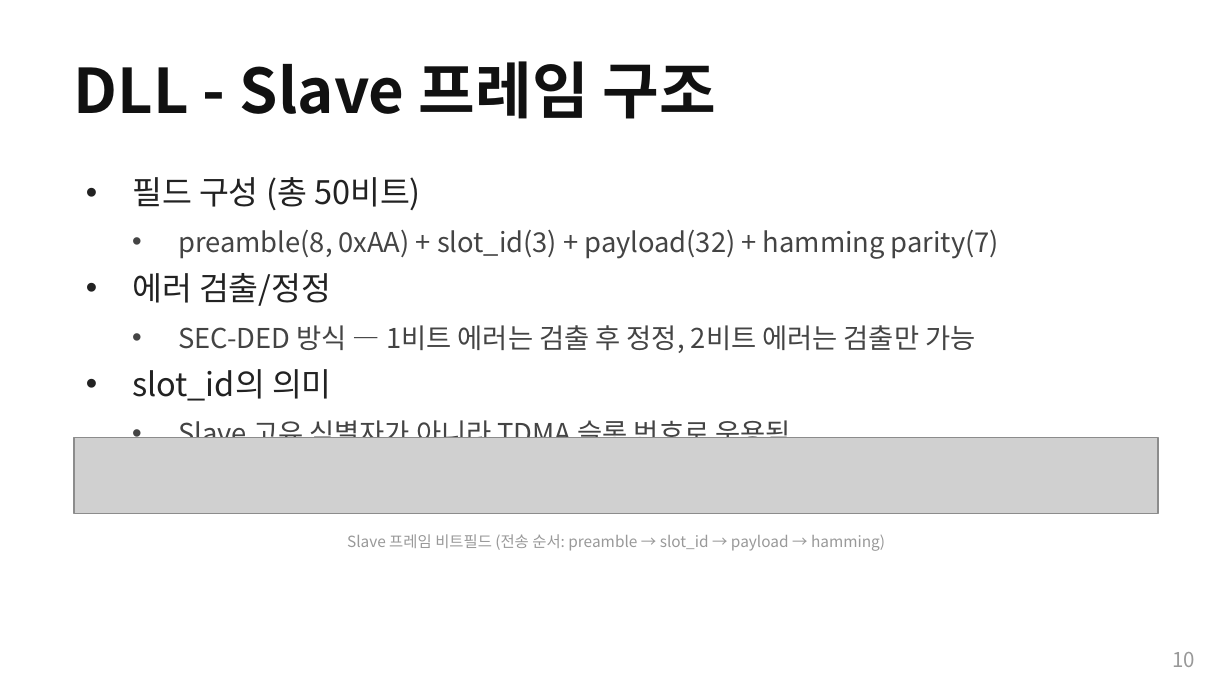
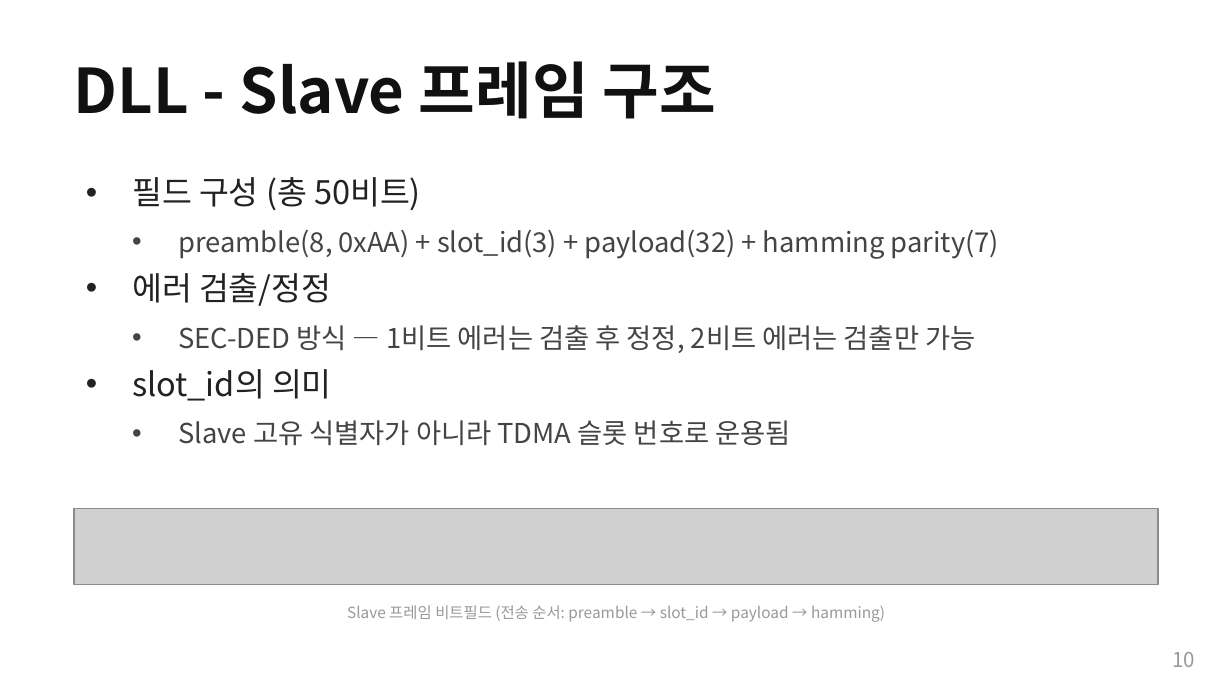
Before and after one commit to Woodong02/SoC_Design_and_Programming, a slide deck: slide 10 of presentation_full(diagram change).pptx. Drawn at 1232x693 pixels with LibreOffice and Linux fonts; fonts in the diff are those of the drawing; grey boxes stand for pictures. Boxes give left, top, right and bottom in pixels: in the first picture for what was removed or moved away, otherwise in the second. Text is boxed around its words. In the diff, an @@ line names an element or a change of style, - is before the commit and + after.

Commit message:
v3

```diff
--- a/presentation_full(diagram change).pptx
+++ b/presentation_full(diagram change).pptx
@@ picture: place and size @@
-picture at [74, 437, 1158, 514]
+picture at [74, 509, 1158, 585]
@@ text "Slave 프레임 비트필드 (전송 순서: ...": place and size @@
-text "Slave 프레임 비트필드 (전송 순서: ..." at [347, 534, 885, 551]
+text "Slave 프레임 비트필드 (전송 순서: ..." at [347, 605, 885, 622]
```
Also in this commit, not shown: 8 other slides changed.
